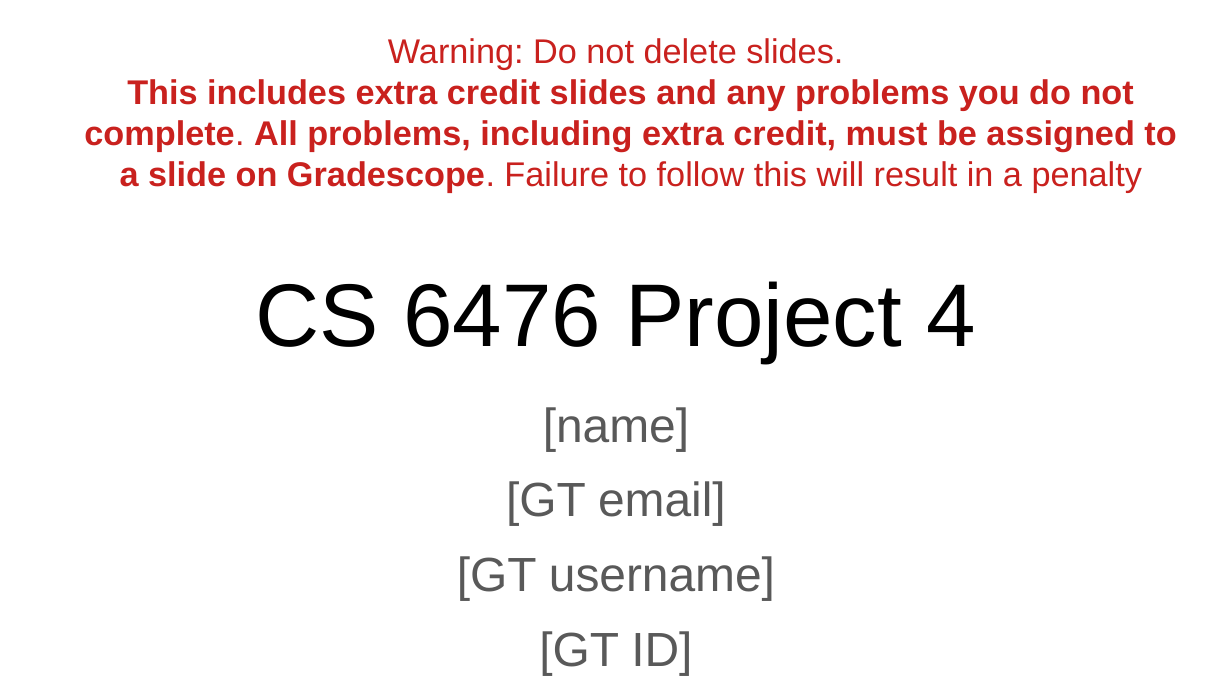
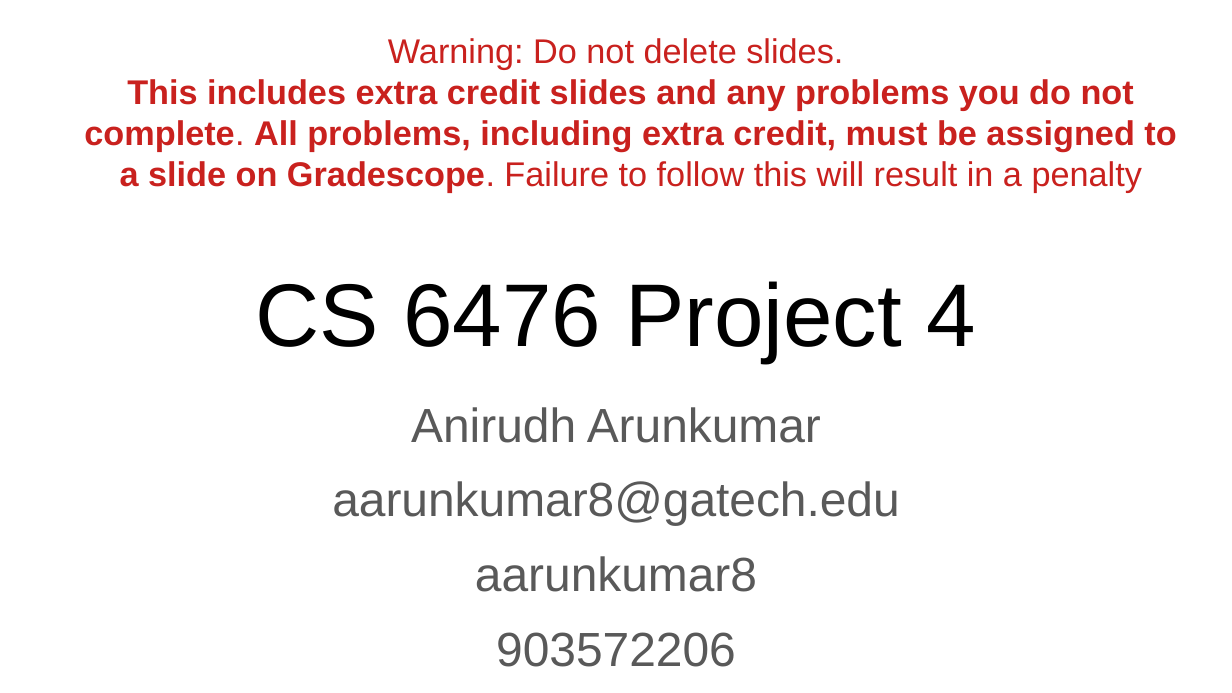
Before and after one commit to anirudh-arunkumar/ComputerVision, a slide deck: slide 1 of project-4-main/doc/proj4_report.pptx. Drawn at 1232x693 pixels with LibreOffice and Linux fonts; fonts in the diff are those of the drawing. Boxes give left, top, right and bottom in pixels: in the first picture for what was removed or moved away, otherwise in the second. Text is boxed around its words. In the diff, an @@ line names an element or a change of style, - is before the commit and + after.

```diff
--- a/project-4-main/doc/proj4_report.pptx
+++ b/project-4-main/doc/proj4_report.pptx
@@ subtitle at (x1=332, y1=407, x2=899, y2=667): text changed @@
-[name]
-[GT email]
-[GT username]
-[GT ID]
+Anirudh Arunkumar
+aarunkumar8@gatech.edu
+aarunkumar8
+903572206
```
Also in this commit, not shown: 10 other files.
